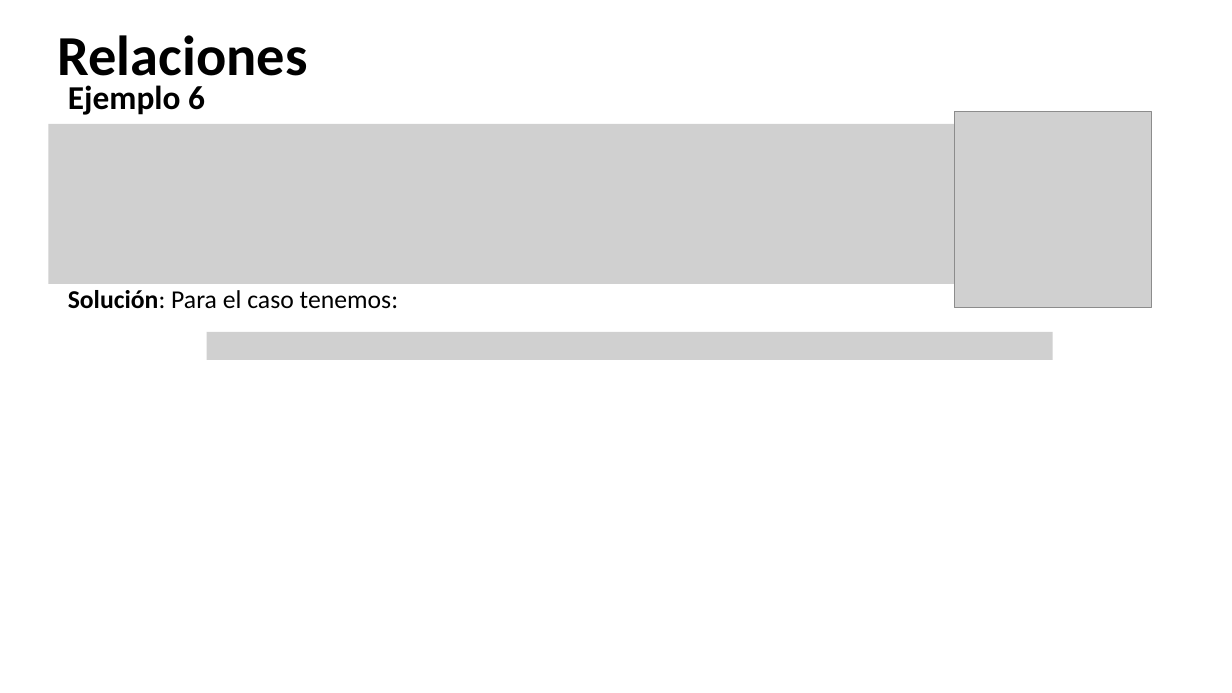
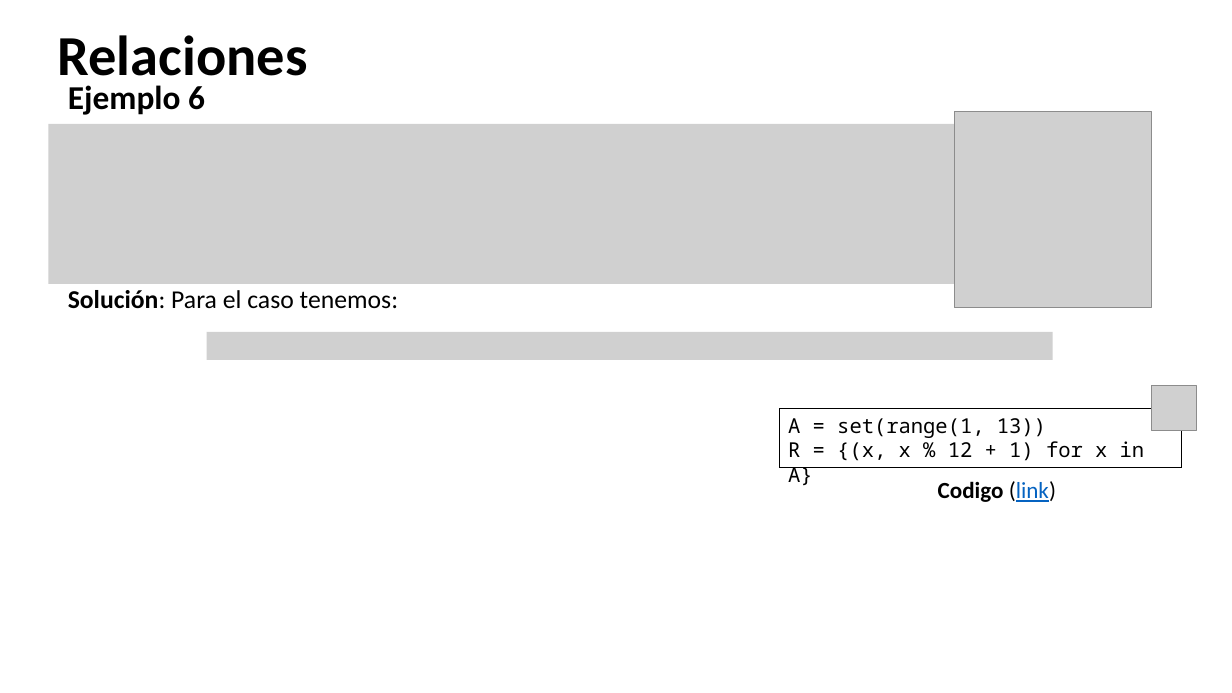
Before and after one commit to discretas1-udea/apuntes_clases_2026-2, a slide deck: slide 29 of clase-15/apuntes_clase15.pptx (slide 28 before the commit). Drawn at 1232x693 pixels with LibreOffice and Linux fonts; fonts in the diff are those of the drawing; grey boxes stand for pictures. Boxes give left, top, right and bottom in pixels: in the first picture for what was removed or moved away, otherwise in the second. Text is boxed around its words. In the diff, an @@ line names an element or a change of style, - is before the commit and + after.

```diff
--- a/clase-15/apuntes_clase15.pptx
+++ b/clase-15/apuntes_clase15.pptx
@@ picture added at (1152,386,1197,431) @@
@@ rectangle added at (779,409,1181,468), outline #000000 0.75 pt, 16 pt, text #000000 @@
+A = set(range(1, 13))
+R = {(x, x % 12 + 1) for x in A}
@@ text added at (938,481,1056,502), 18 pt, text #000000, bold @@
+Codigo (link)
```
Also in this commit, not shown: 27 other slides changed, 5 slides added, 5 slides removed, 5 other files.
